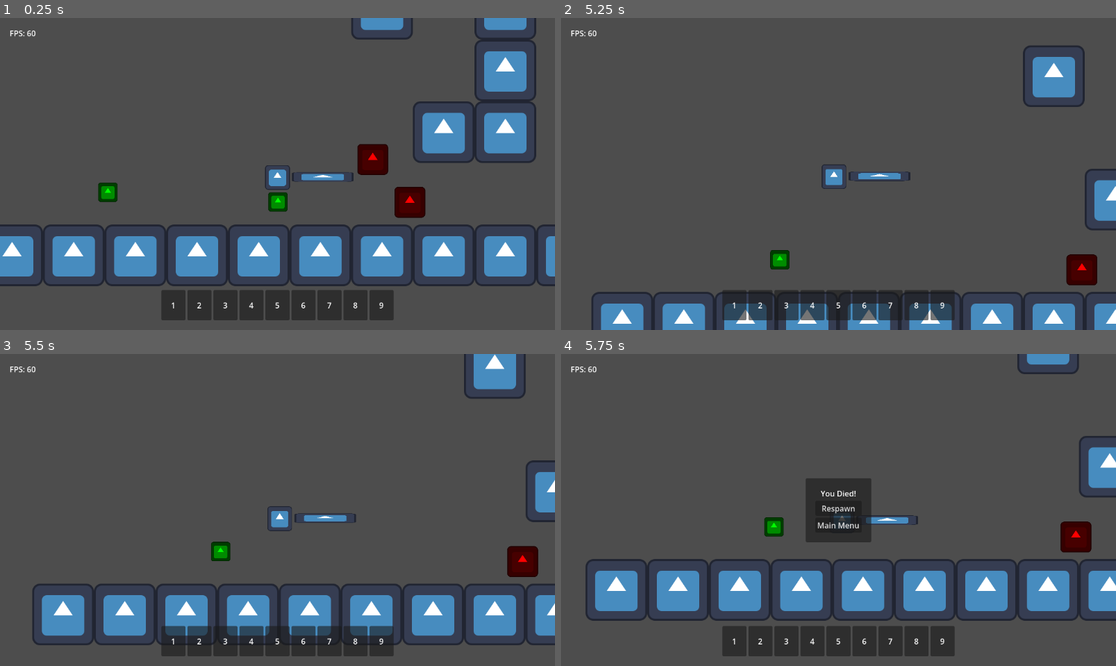
Above: before the commit, frames 1-4 (two rows, left to right).
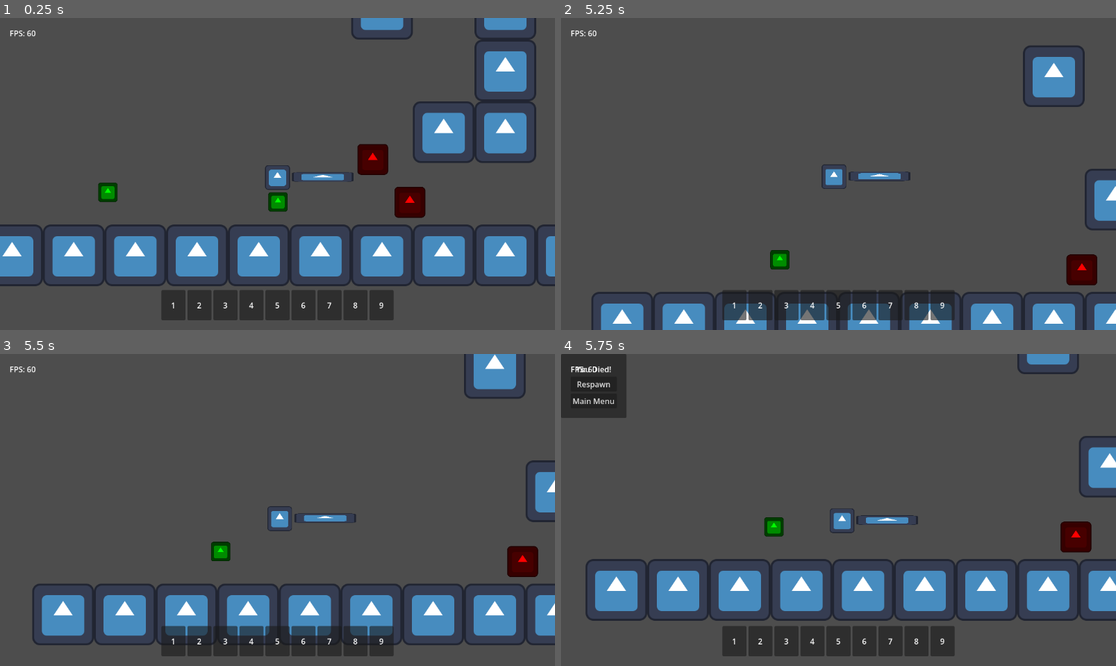
Above: after the commit, the same moments.

Repository: TheHumanMRP/RPG-Life-Tracker
Game: Godot game, scene res://Folders/Systems/Main/Scenes/main_scene.tscn
Two runs of this game, one before a commit and one after it. Both use one fixed random seed, a clock stepped at 60 frames per second and the inputs below. The engine's default icon, where the game draws it, is replaced by a stand-in: a white triangle on a blue panel in a dark square.
Inputs (mouse positions are in pixels of both pictures, inside the frame that each line leads up to):
- Up to frame 1 (0.25 s): no input
- Up to frame 2 (5.25 s): move the mouse to (866, 174) at 0.52 s; hold D (move_right) 0.53-2.03 s; tap T (add_test_sword) every 1.5 s from 0.6 to 5.1 s; click (866, 174) at 0.67 s; tap Space (jump) at 0.77, 1.52, 3.02, 3.77, 4.52 s; move the mouse to (810, 174) at 1.27 s; tap E (attack) at 1.35, 2.85, 4.35 s; move the mouse to (849, 167) at 2.02 s; hold A (move_left) 2.03-2.78 s; move the mouse to (832, 180) at 2.77 s; hold D (move_right) 2.78-4.28 s; click (832, 180) at 2.92 s; move the mouse to (877, 177) at 3.52 s; move the mouse to (794, 170) at 4.27 s; hold A (move_left) 4.28-5.03 s; move the mouse to (844, 174) at 5.02 s; hold D (move_right) from 5.03 s (still down); click (844, 174) at 5.17 s
- Up to frame 3 (5.5 s): keep holding D (move_right)
- Up to frame 4 (5.75 s): keep holding D (move_right)

Frames 1-3 are identical in both runs. In frame 4, 4.6% of the frame differs, in the area x 0-56%, y 0-61%.
Error in both runs: Invalid access to property or key 'inventory_component' on a base object of type 'Resource (SaveData)'. (res://Folders/Systems/Globals/global.gd:50)

Commit message:
Auto commit at 2026-08-10 00:09:42

Diff:
--- a/Folders/Systems/UIMenus/death_menu.gd
+++ b/Folders/Systems/UIMenus/death_menu.gd
@@ -1,4 +1,4 @@
-extends PanelContainer
+extends CanvasLayer
 
 @onready var respawn_button: Button = $%Respawn_Button
 @onready var main_menu_button: Button = $%Main_Menu_Button
--- a/Folders/Systems/UIMenus/death_menu.tscn
+++ b/Folders/Systems/UIMenus/death_menu.tscn
@@ -2,42 +2,35 @@
 
 [ext_resource type="Script" uid="uid://c85obb5b7y12q" path="res://Folders/Systems/UIMenus/death_menu.gd" id="1_dd6n6"]
 
-[node name="DeathMenu" type="PanelContainer" unique_id=1087901046]
-anchors_preset = 8
-anchor_left = 0.5
-anchor_top = 0.5
-anchor_right = 0.5
-anchor_bottom = 0.5
-offset_left = -20.0
-offset_top = -20.0
-offset_right = 20.0
-offset_bottom = 20.0
-grow_horizontal = 2
-grow_vertical = 2
+[node name="DeathMenu" type="CanvasLayer" unique_id=787886382]
 script = ExtResource("1_dd6n6")
 
-[node name="MarginContainer" type="MarginContainer" parent="." unique_id=1477643591]
+[node name="PanelContainer" type="PanelContainer" parent="." unique_id=484555171]
+offset_right = 136.0
+offset_bottom = 133.0
+
+[node name="MarginContainer" type="MarginContainer" parent="PanelContainer" unique_id=1477643591]
 layout_mode = 2
 theme_override_constants/margin_left = 20
 theme_override_constants/margin_top = 20
 theme_override_constants/margin_right = 20
 theme_override_constants/margin_bottom = 20
 
-[node name="VBoxContainer" type="VBoxContainer" parent="MarginContainer" unique_id=53722514]
+[node name="VBoxContainer" type="VBoxContainer" parent="PanelContainer/MarginContainer" unique_id=53722514]
 layout_mode = 2
 
-[node name="You_Died_Label" type="Label" parent="MarginContainer/VBoxContainer" unique_id=1269859127]
+[node name="You_Died_Label" type="Label" parent="PanelContainer/MarginContainer/VBoxContainer" unique_id=1269859127]
 unique_name_in_owner = true
 layout_mode = 2
 text = "You Died!"
 horizontal_alignment = 1
 
-[node name="Respawn_Button" type="Button" parent="MarginContainer/VBoxContainer" unique_id=1389422413]
+[node name="Respawn_Button" type="Button" parent="PanelContainer/MarginContainer/VBoxContainer" unique_id=1389422413]
 unique_name_in_owner = true
 layout_mode = 2
 text = "Respawn"
 
-[node name="Main_Menu_Button" type="Button" parent="MarginContainer/VBoxContainer" unique_id=1482938906]
+[node name="Main_Menu_Button" type="Button" parent="PanelContainer/MarginContainer/VBoxContainer" unique_id=1482938906]
 unique_name_in_owner = true
 layout_mode = 2
 text = "Main Menu"
